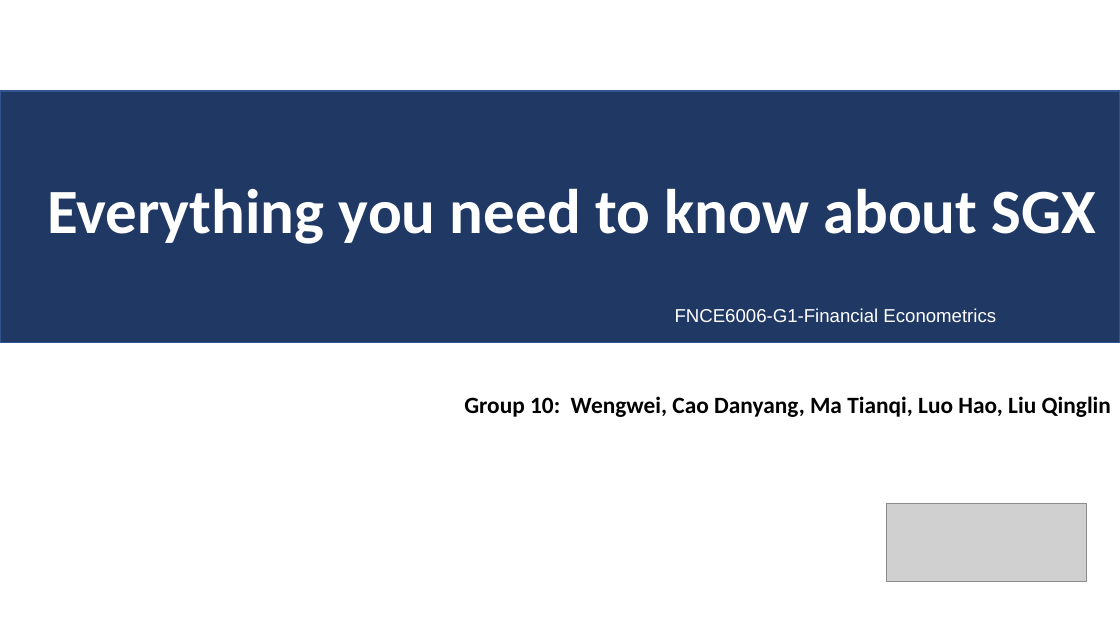
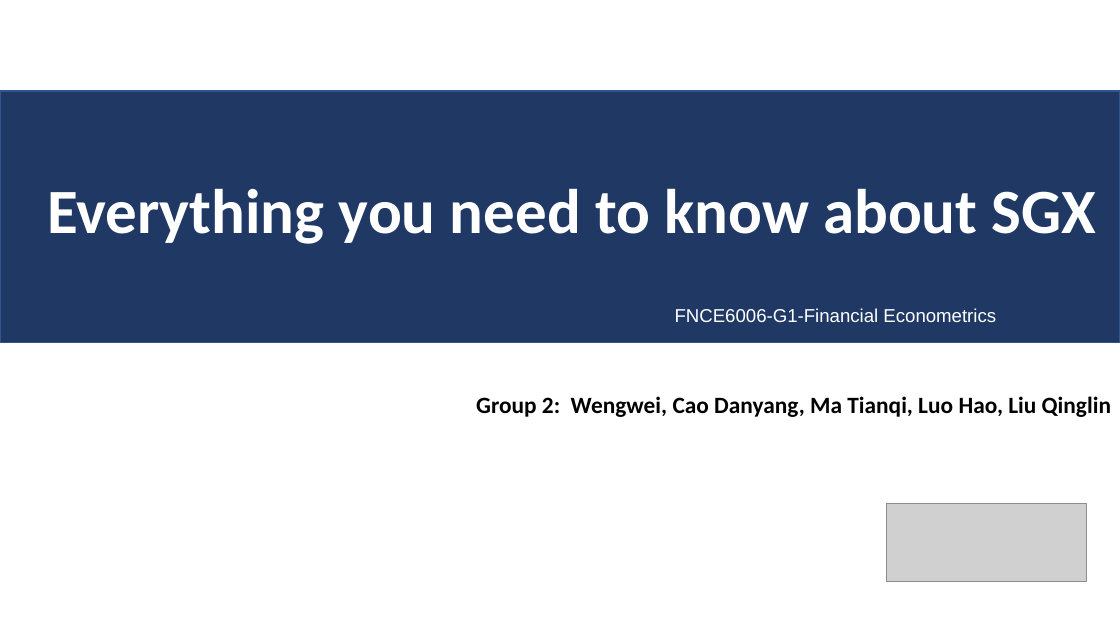
Before and after one commit to Wuvist/sgx3000, a slide deck: slide 1 of Group 2 Presentation.pptx. Drawn at 1120x630 pixels with LibreOffice and Linux fonts; fonts in the diff are those of the drawing; grey boxes stand for pictures. Boxes give left, top, right and bottom in pixels: in the first picture for what was removed or moved away, otherwise in the second. Text is boxed around its words. In the diff, an @@ line names an element or a change of style, - is before the commit and + after.

```diff
--- a/Group 2 Presentation.pptx
+++ b/Group 2 Presentation.pptx
@@ text at <box>476,396,1111,417</box>: text changed @@
-Group 10: Wengwei, Cao Danyang, Ma Tianqi, Luo Hao, Liu Qinglin
+Group 2: Wengwei, Cao Danyang, Ma Tianqi, Luo Hao, Liu Qinglin
```
Also in this commit, not shown: 1 other slide changed, 18 slides added, 15 slides removed.
